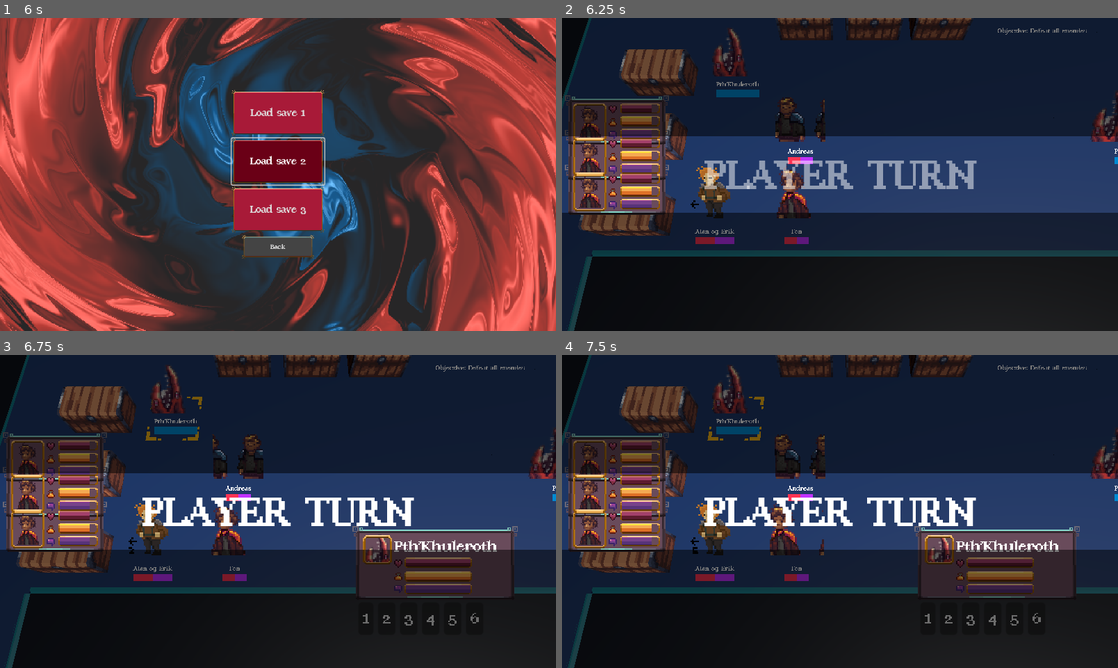
Above: before the commit, frames 1-4 (two rows, left to right).
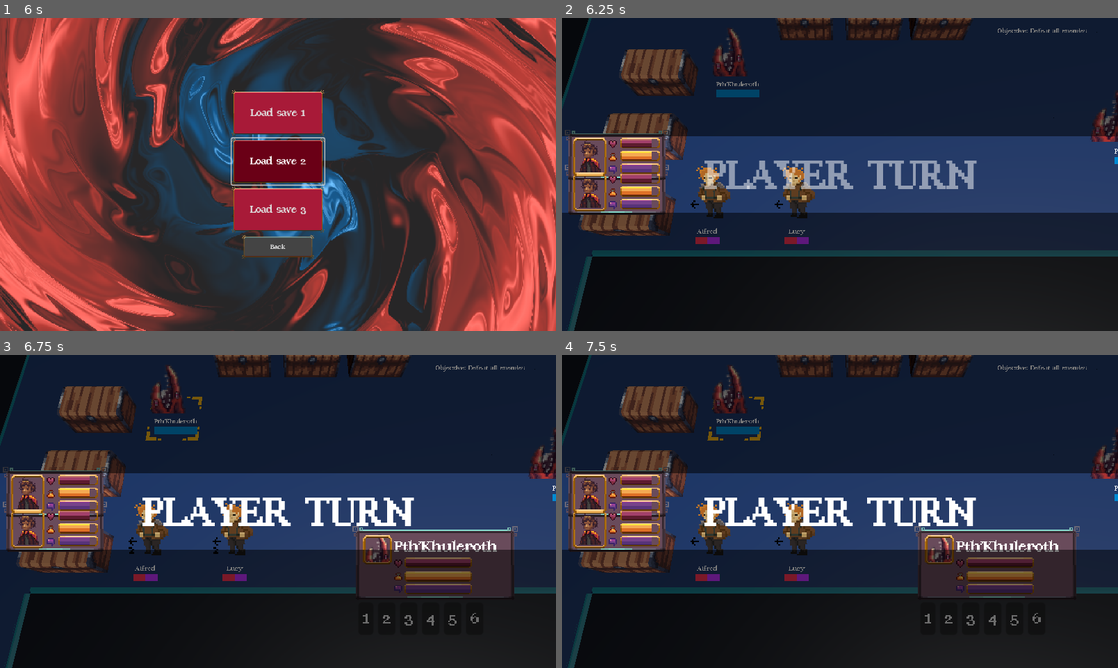
Above: after the commit, the same moments.

Repository: alanhaugen/bachelor-inn
Game: Godot game, scene res://scenes/UI/main_menu.tscn
The game is run twice, just before and just after one commit, with the same random seed, the same clock (stepped at 60 frames per second) and the same inputs.
Inputs (mouse positions are in pixels of both pictures, inside the frame that each line leads up to):
- Up to frame 1 (6 s): click "Start Game" at 0.5 s; move the mouse to (400, 158) at 1.27 s; hold Right (pan_right) 1.28-2 s; hold Space (selected) 1.28-2 s; click (400, 158) at 1.42 s; drag from (166, 190) to (250, 237) at 2.02 s; move the mouse to (333, 105) at 2.77 s; hold Right (pan_right) 2.78-3.5 s; hold Mouse wheel down (zoom_out) 2.78-3.5 s; drag from (250, 237) to (111, 127) at 3.52 s; move the mouse to (444, 221) at 4.27 s; hold Left (pan_left) 4.28-5 s; hold Mouse wheel up (zoom_in) 4.28-5 s; drag from (111, 127) to (194, 96) at 5.02 s; move the mouse to (305, 174) at 5.77 s; hold Down (pan_down) from 5.78 s (still down); hold Mouse wheel up (zoom_in) from 5.78 s (still down); click (305, 174) at 5.92 s
- Up to frame 2 (6.25 s): keep holding Down (pan_down); keep holding Mouse wheel up (zoom_in)
- Up to frame 3 (6.75 s): release Down (pan_down) at 6.5 s; release Mouse wheel up (zoom_in) at 6.5 s; drag from (194, 433) to (166, 527) at 6.52 s
- Up to frame 4 (7.5 s): move the mouse to (962, 495) at 7.27 s; hold Up (pan_up) from 7.28 s (still down); hold Mouse wheel down (zoom_out) from 7.28 s (still down)

Frame 1 is identical in both runs. In frame 2, 3.7% of the frame differs, in the area x 0-48%, y 24-73%; in frame 3, 3.6%; in frame 4, 3.9%.

Commit message:
Changing first level

Diff:
--- a/scripts/combat/level.gd
+++ b/scripts/combat/level.gd
@@ -46,7 +46,7 @@
 const STATS_POPUP = preload("res://scenes/ui/pop_up.tscn")
 const MOVE_POPUP = preload("res://scenes/ui/move_popup.tscn")
 const CHEST = preload("res://scenes/grid_items/chest.tscn")
-const SIDE_BAR = preload("res://scenes/UI/side_bar.tscn")
+const SIDE_BAR = preload("res://scenes/ui/sidebar.tscn")
 
 var animation_path :Array[Vector3];
 var is_animation_just_finished :bool = false;
@@ -443,7 +443,6 @@
 			new_side_bar.offset_bottom = -get_window().size.y/(15/Main.ui_scale)*i;
 		Main.gui.add_child(new_side_bar);
 
-
 	#side_bar_1 = SIDE_BAR.instantiate();
 	#Main.gui.add_child(side_bar_1);
 	#
@@ -471,16 +470,6 @@
 					return unit;
 	push_error("Did not find character at " + str(pos));
 	return null;
-
-
-func set_unit_gray(unit: Character) -> void:
-	if unit.character is AnimatedSprite3D:
-		unit.character.modulate = Color(0.5, 0.5, 0.5, 1.0)
-
-
-func set_unit_color(unit: Character) -> void:
-	if unit.character is AnimatedSprite3D:
-		unit.character.modulate = Color(1.0, 1.0, 1.0, 1.0)
 
 
 func a_star(start :Vector3i, end :Vector3i, showPath :bool = true) -> void:
--- a/scripts/save_game.gd
+++ b/scripts/save_game.gd
@@ -16,24 +16,17 @@
 	var save_file: Object = FileAccess.open(SAVE_GAME_PATH, FileAccess.WRITE);
 
 	var first: Character = Character.new();
-	first.unit_name = "Alan og Erik";
+	first.unit_name = "Alfred";
 	first.speciality = Character.Speciality.Support;
 	first.movement = 3;
 	first.strength = 1;
 
 	var second: Character = Character.new();
-	second.unit_name = "Fen";
+	second.unit_name = "Lucy";
 	second.speciality = Character.Speciality.Fighter;
 	second.strength = 10;
-	second.sprite_sheet_path = "res://art/textures/fen.png";
 
-	var third: Character = Character.new();
-	third.unit_name = "Andreas";
-	third.speciality = Character.Speciality.Scout;
-	third.movement = 10;
-	third.sprite_sheet_path = "res://art/textures/andreas.png";
-
-	var units: Array[Dictionary] = [first.save(), second.save(), third.save()];
+	var units: Array[Dictionary] = [first.save(), second.save()];
 
 	var saves := {
 		"Noble Nights Save format": version,
@@ -49,7 +42,7 @@
 		},
 		"Slot 3":
 		{
-			"level": 1,
+			"level": 2,
 			"units": units
 		},
 	}
--- a/scripts/stats/character.gd
+++ b/scripts/stats/character.gd
@@ -161,7 +161,7 @@
 	sprite.sprite_frames.add_animation("walk_down");
 	sprite.sprite_frames.add_animation("walk_up");
 
-	var frame_count := 8; # Number of frames in your "idle" animation
+	var frame_count := 6; # Number of frames in your "idle" animation
 	var frame_width := 32; # Width of each individual sprite frame
 	var frame_height := 32; # Height of each individual sprite frame
 
Renamed: scenes/UI/side_bar.tscn -> scenes/UI/sidebar.tscn
